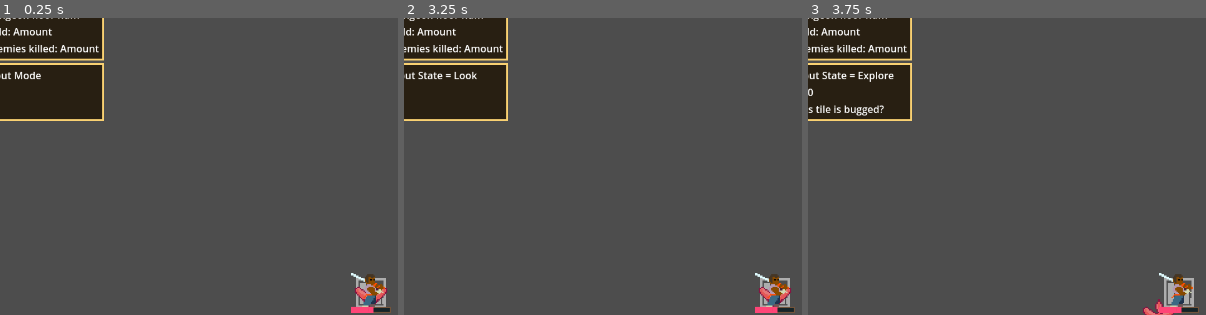
Above: before the commit, frames 1-3 (left to right).
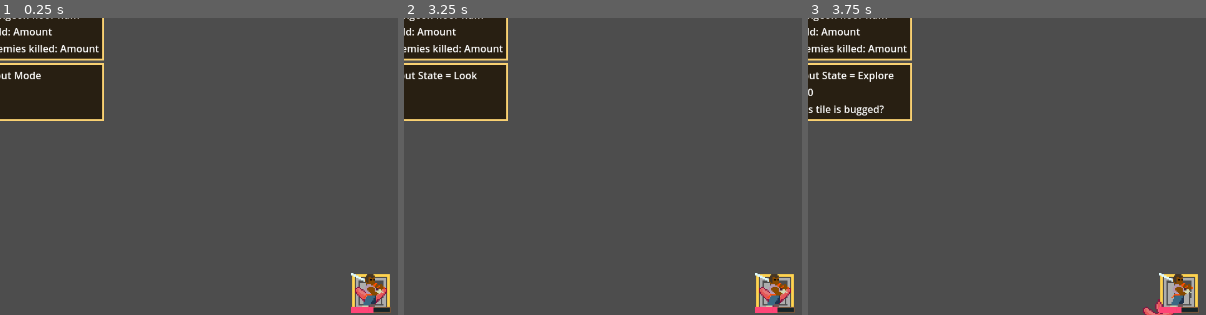
Above: after the commit, the same moments.

Repository: OttoElomaa/godot-4-roguelike-knights
Game: Godot game, scene res://Scenes/world.tscn
The game is run twice, just before and just after one commit, with the same random seed, the same clock (stepped at 60 frames per second) and the same inputs. This scene is started directly instead of the project's main scene.
Inputs (mouse positions are % of the whole screen's width and height, from its top left):
- Up to frame 1 (0.25 s): no input
- Up to frame 2 (3.25 s): tap Enter at 0.5, 2 s; hold Right (ui_right) 0.53-1.28 s; tap 1 (1) at 0.6 s; tap 2 (2) at 0.8, 1.35 s; tap Space at 1.25, 2.75 s; move the mouse to (30, 55) at 1.27 s; hold Down (ui_down) 1.28-2.03 s; tap 3 (3) at 1.55, 2.1 s; move the mouse to (60, 28) at 2.02 s; hold Right (ui_right) 2.03-2.78 s; tap 4 (4) at 2.3, 2.85 s; move the mouse to (45, 70) at 2.77 s; hold Up (ui_up) from 2.78 s (still down); tap L (L) at 3.05 s
- Up to frame 3 (3.75 s): tap Enter at 3.5 s; move the mouse to (80, 65) at 3.52 s; release Up (ui_up) at 3.53 s; hold Left (ui_left) from 3.53 s (still down); tap L (L) at 3.6 s
The pictures show only the part of the screen within x 3-53%, y 4-54%; the shares and areas given below are measured in that part.

The runs differ from the first frame. In frame 1, 0.2% of the frame differs, in the area x 88-98%, y 86-98%; in frame 2, 0.2%; in frame 3, 0.2%.
Error before the commit: Cannot call method 'get_cell_source_id' on a null value. (res://Scripts/WorldScripts/roguelike_tiles.gd:172)
Error after the commit: Cannot call method 'get_cell_source_id' on a null value. (res://Scripts/WorldScripts/roguelike_tiles.gd:174)

Commit message:
Player can now change targets. Automatic target choosing at the start of turn
The LOS check is broken for some reason? Same check works fine on ranged attacks, though, so why broke here?

Diff:
--- a/Scenes/world.tscn
+++ b/Scenes/world.tscn
@@ -8,6 +8,8 @@
 [ext_resource type="Script" path="res://Scripts/WorldScripts/look_tool.gd" id="6_qxpnc"]
 [ext_resource type="Texture2D" uid="uid://bdfti26osccyc" path="res://Sprites/roguelike-look-indicator.png" id="7_taxir"]
 [ext_resource type="PackedScene" uid="uid://51k70pdjnr8x" path="res://Scenes/Creatures/Player.tscn" id="8_8c6a2"]
+[ext_resource type="Script" path="res://Scripts/WorldScripts/playerTargeting.gd" id="8_v38j4"]
+[ext_resource type="Texture2D" uid="uid://dilvg23aedefe" path="res://Sprites/roguelike-indicator-targeting.png" id="9_lkyqr"]
 [ext_resource type="TileSet" uid="uid://d1ktl1xbf2yy8" path="res://Resources/Tilemaps/FogTileset.tres" id="10_6haoq"]
 [ext_resource type="TileSet" uid="uid://7slev8tg8jyu" path="res://Resources/Tilemaps/VoidDebugTiles.tres" id="11_qblsd"]
 [ext_resource type="Script" path="res://Scripts/WorldScripts/room_generation.gd" id="12_53axp"]
@@ -25,6 +27,7 @@
 [node name="World" type="NavigationRegion2D"]
 navigation_polygon = SubResource("NavigationPolygon_akmnp")
 script = ExtResource("1_7s3px")
+debugImmortalPlayer = true
 
 [node name="UI" parent="." instance=ExtResource("2_6sbxi")]
 
@@ -57,6 +60,12 @@
 
 [node name="Utilities" type="Node2D" parent="."]
 
+[node name="Targeting" type="Node2D" parent="Utilities"]
+script = ExtResource("8_v38j4")
+
+[node name="TargetingIcon" type="Sprite2D" parent="Utilities/Targeting"]
+texture = ExtResource("9_lkyqr")
+
 [node name="LookTool" type="Node2D" parent="Utilities"]
 z_index = 3
 script = ExtResource("6_qxpnc")
--- a/Scripts/PlayerAndCreatures/PlayerExtendsCreature.gd
+++ b/Scripts/PlayerAndCreatures/PlayerExtendsCreature.gd
@@ -6,6 +6,7 @@
 #var isOverworld := false
 var isZoomedIn := true
 
+var selectedTarget:Node = null
 
 
 
--- a/Scripts/Skills/BasicPhysicalAttack.gd
+++ b/Scripts/Skills/BasicPhysicalAttack.gd
@@ -19,7 +19,14 @@
 #### RETURN TARGET=TRUE, RETURN NULL=FALSE
 func activate(targets:Array) -> Node:
 
+	#### NPC's GET TARGET FROM FILTERED LIST
+	#### PLAYER HAS ITS OWN TARGETING SYSTEM
 	var target = targets[0]
+	if actor.isPlayer:
+		target = actor.selectedTarget
+
+
+
 
 	#### CREATE FIRST HALF OF DOUBLE MESSAGE
 	skill.ui.saveInitialMessage(skill.actor.creatureName + " uses " + skill.skillName, Color.WHITE)
--- /dev/null
+++ b/Scripts/WorldScripts/playerTargeting.gd
@@ -0,0 +1,77 @@
+extends Node2D
+
+
+
+var targetsDict := {}
+
+var world:Node = null
+var grid:Node = null
+var player:Node = null
+var lineOfSight:Node = null
+
+var gridPosition := Vector2i.ZERO
+
+#### FOR SHUFFLING THROUGH TARGETS
+var selectionNum := 0
+
+
+func setup(world) -> void:
+	self.world = world
+	self.grid = world.grid
+	self.player = world.player
+	self.lineOfSight = world.lineOfSight
+
+
+
+func createTargetingDict():
+
+	var creatures = world.getCreatures()
+
+	var counter = 0
+	for creature in creatures:
+		if creature == player:
+			pass
+		elif lineOfSight.lineOfSightBetweenObjects(player, creature):
+			if grid.getGridDistance(player, creature) <= 15:
+				targetsDict[counter] = creature
+				counter += 1
+
+
+func autoSetTarget():
+
+	selectionNum = 0
+
+	var closest:Node = targetsDict.values()[0]
+	for creature in targetsDict.values():
+		var distCre = grid.getGridDistance(player, creature)
+		var distClose = grid.getGridDistance(player, closest)
+
+		if distCre <= distClose:
+			closest = creature
+
+	setTarget(closest)
+
+	#self.position = closest.position
+
+
+func setTarget(creature:Node):
+
+	player.selectedTarget = creature
+	self.gridPosition = creature.gridPosition
+	grid.matchPositionToGridPos(self)
+
+
+func shuffleTargets():
+
+	var dictSize = targetsDict.size()
+
+	#### SHUFFLE THROUGH THEIR NUMBER TAGS. HITTING TOP RETURNS TO START
+	if selectionNum < dictSize - 1:
+		selectionNum += 1
+
+	else:
+		selectionNum = 0
+
+	print("target %d out of %d" % [selectionNum, dictSize])
+	prints("Target name: ", targetsDict[selectionNum].creatureName)
+	setTarget(targetsDict[selectionNum])
--- a/Scripts/WorldScripts/roguelike_tiles.gd
+++ b/Scripts/WorldScripts/roguelike_tiles.gd
@@ -50,6 +50,8 @@
 	self.world = worldMap
 
 
+func matchPositionToGridPos(object:Node):
+	placeGridObjectOnMap(object, object.gridPosition)
 
 func placeGridObjectOnMap(object:Node, gridPos:Vector2i):
 
--- a/Scripts/WorldScripts/world.gd
+++ b/Scripts/WorldScripts/world.gd
@@ -139,8 +139,13 @@
 			for y in range(-200,200):
 				$Utilities/FogTiles.set_cell(Vector2i(x,y), 0, Vector2i(0,0))
 
+	#### CREATE LIST OF CURRENT TARGETS
+	$Utilities/Targeting.setup(self)
+	$Utilities/Targeting.createTargetingDict()
+	$Utilities/Targeting.autoSetTarget()
+
+	#### INPUT MANAGEMENT
 	isMapKilled = false
-	#### LINE OF SIGHT SETUP
 
 
 
@@ -254,6 +259,9 @@
 		grid.placeGridObjectOnMap(player, lookPos)
 
 
+	if Input.is_action_just_pressed("R"):
+		$Utilities/Targeting.shuffleTargets()
+
 
 	if States.GameState == States.InputStates.LOOK:
 		processLook()
@@ -280,6 +288,11 @@
 	if isFirstTurn:
 		#bake_navigation_polygon(true)
 		isFirstTurn = false
+
+	#### CREATE LIST OF CURRENT TARGETS
+	$Utilities/Targeting.createTargetingDict()
+	$Utilities/Targeting.autoSetTarget()
+
 
 
 #### FOG OF WAR STUFF??
--- a/Scripts/creature.gd
+++ b/Scripts/creature.gd
@@ -9,7 +9,7 @@
 var player:Node = null
 
 var gridPosition := Vector2i.ZERO
-var target:Node = null
+#var target:Node = null
 
 @export var isEnemy := true
 @export var isPlayer := false
@@ -189,8 +189,8 @@
 
 
 
-func chooseTarget():
-	target = player
+#func chooseTarget():
+	#target = player
 
 
 func useSkills() -> bool:
--- a/project.godot
+++ b/project.godot
@@ -109,6 +109,11 @@
 "events": [Object(InputEventKey,"resource_local_to_scene":false,"resource_name":"","device":-1,"window_id":0,"alt_press …(195 unchanged characters)…
 ]
 }
+R={
+"deadzone": 0.5,
+"events": [Object(InputEventKey,"resource_local_to_scene":false,"resource_name":"","device":-1,"window_id":0,"alt_pressed":false,"shift_pressed":false,"ctrl_pressed":false,"meta_pressed":false,"pressed":false,"keycode":0,"physical_keycode":82,"key_label":0,"unicode":114,"location":0,"echo":false,"script":null)
+]
+}
 
 [layer_names]
 
Not shown: 1 places in Scenes/world.tscn that only renumber resources
Binary file added: Sprites/roguelike-indicator-targeting.png
Not shown, added: Sprites/roguelike-indicator-targeting.png.import
